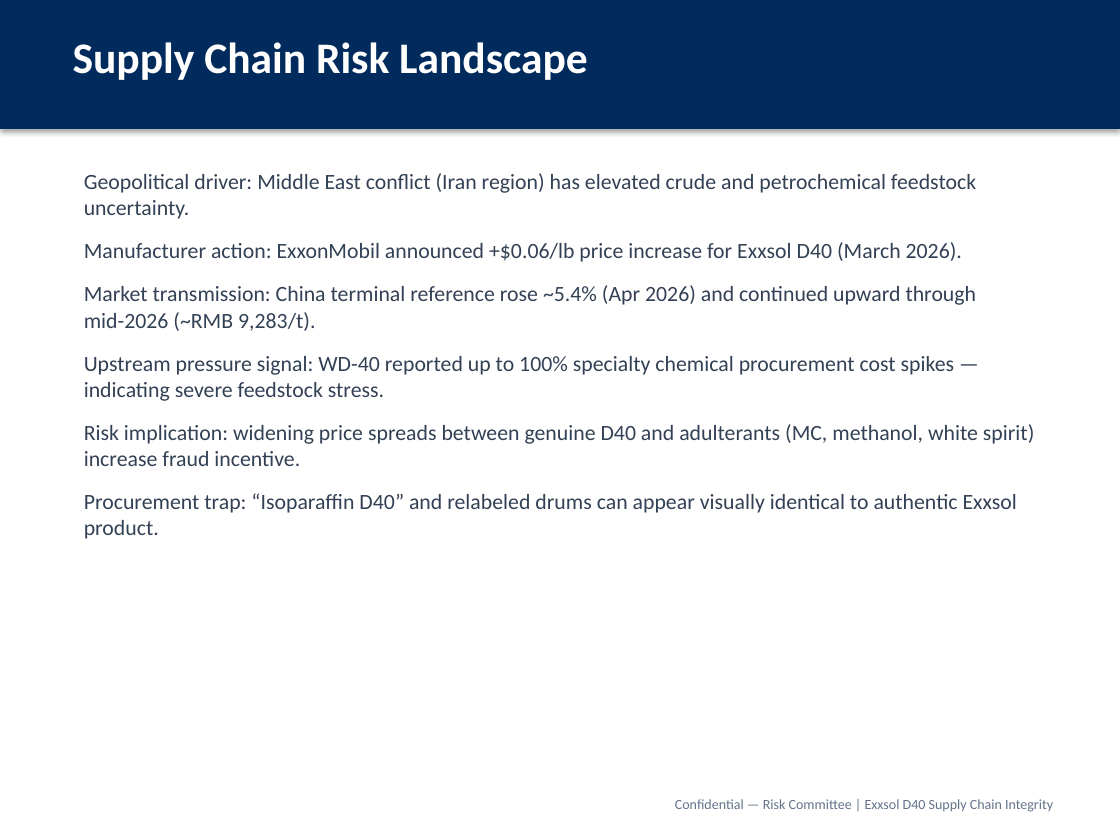
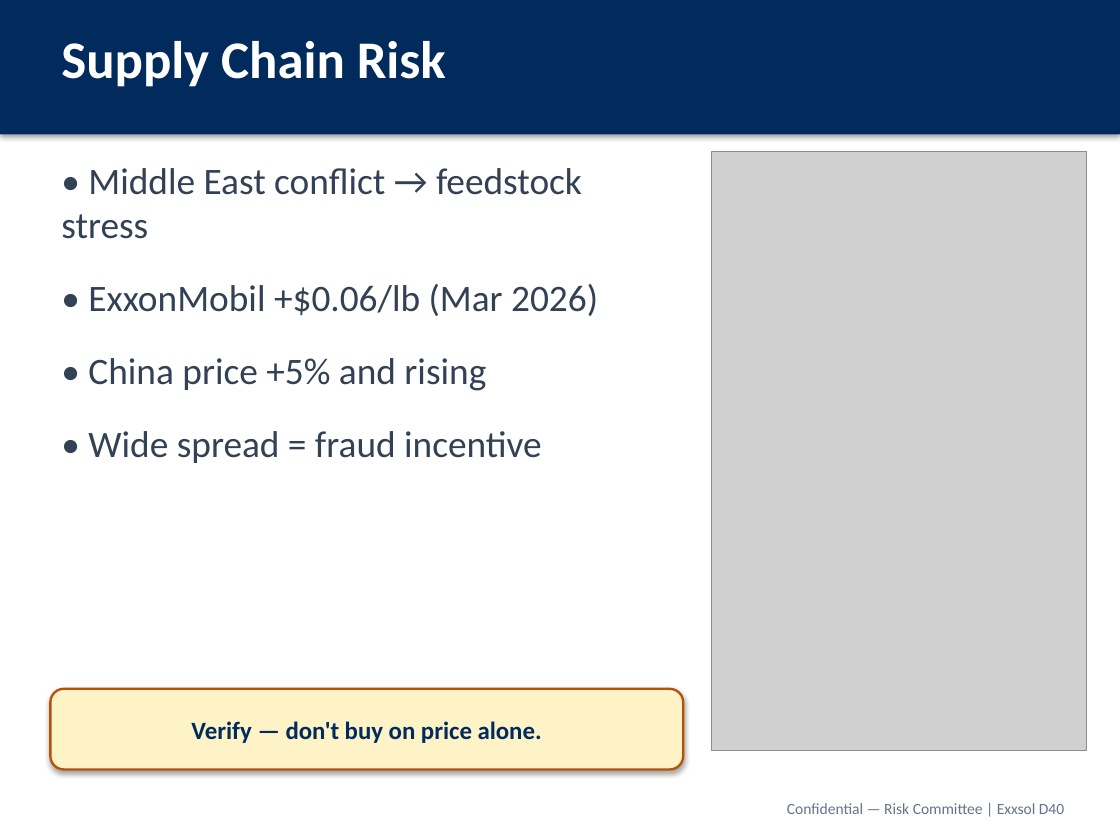
Before and after one commit to rockyforever8-sys/Machine-Learning-Project, a slide deck: slide 9 of presentations/Exxsol_D40_Supply_Chain_Risk_Committee.pptx. Drawn at 1120x840 pixels with LibreOffice and Linux fonts; fonts in the diff are those of the drawing; grey boxes stand for pictures. Boxes give left, top, right and bottom in pixels: in the first picture for what was removed or moved away, otherwise in the second. Text is boxed around its words. In the diff, an @@ line names an element or a change of style, - is before the commit and + after.

```diff
--- a/presentations/Exxsol_D40_Supply_Chain_Risk_Committee.pptx
+++ b/presentations/Exxsol_D40_Supply_Chain_Risk_Committee.pptx
@@ rectangle: place and size @@
-rectangle at <box>0,0,1120,129</box>
+rectangle at <box>0,0,1120,134</box>
@@ text at <box>61,41,446,87</box>: text changed; size 28 to 34 pt @@
-Supply Chain Risk Landscape
+Supply Chain Risk
@@ text added at <box>61,168,598,463</box>, 24 pt, text #334155 @@
+• Middle East conflict → feedstock stress
+• ExxonMobil +$0.06/lb (Mar 2026)
+• China price +5% and rising
+• Wide spread = fraud incentive
@@ text removed at <box>84,173,1034,539</box> @@
-Geopolitical driver: Middle East conflict (Iran region) has elevated crude and petrochemical feedstock uncertainty.
-Manufacturer action: ExxonMobil announced +$0.06/lb price increase for Exxsol D40 (March 2026).
-Market transmission: China terminal reference rose ~5.4% (Apr 2026) and continued upward through mid-2026 (~RMB 9,283/t).
-Upstream pressure signal: WD-40 reported up to 100% specialty chemical procurement cost spikes — indicating severe feedstock stress.
-Risk implication: widening price spreads between genuine D40 and adulterants (MC, methanol, white spirit) increase fraud incentive.
-Procurement trap: “Isoparaffin D40” and relabeled drums can appear visually identical to authentic Exxsol product.
@@ picture added at <box>711,151,1086,750</box> @@
@@ rounded rectangle added at <box>50,689,683,769</box>, fill #FEF3C7, outline #B45309 1.5 pt, 16 pt, text #002B5C, bold @@
+Verify — don't buy on price alone.
@@ text at <box>787,803,1064,814</box>: text changed; size 9 to 10 pt @@
-Confidential — Risk Committee | Exxsol D40 Supply Chain Integrity
+Confidential — Risk Committee | Exxsol D40
```
Also in this commit, not shown: 16 other slides changed, 2 slides added, 2 slides removed, 21 other files.
